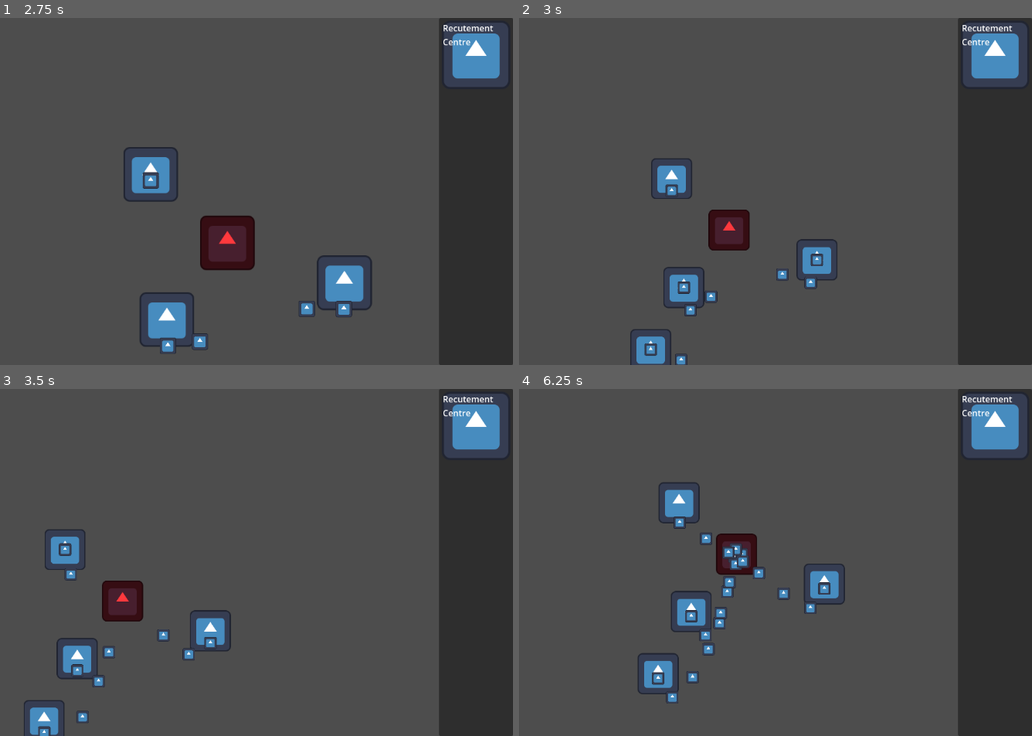
Above: before the commit, frames 1-4 (two rows, left to right).
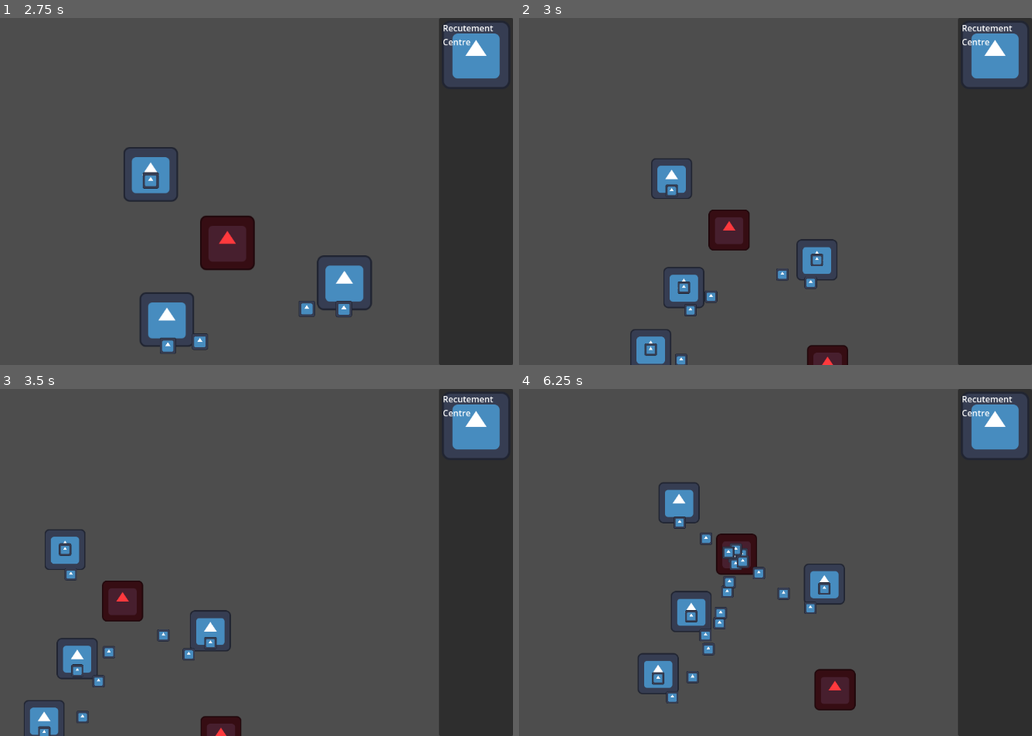
Above: after the commit, the same moments.

Repository: CiaranWoodward/LD55
Game: Godot game, scene res://Map/GameMap.tscn
Same seed, same stepped clock (60 frames per second), same inputs: the game is played once before the commit and once after it. The engine's default icon, where the game draws it, is replaced by a stand-in: a white triangle on a blue panel in a dark square.
Inputs (mouse positions are in pixels of both pictures, inside the frame that each line leads up to):
- Up to frame 1 (2.75 s): click "Recutement Centre" at 0.5 s; move the mouse to (338, 174) at 1.27 s; hold Right (ui_right) 1.28-2 s; hold Mouse wheel down (zoom_in) 1.28-2 s; click (338, 174) at 1.42 s; drag from (82, 208) to (194, 319) at 2.02 s
- Up to frame 2 (3 s): move the mouse to (785, 115) at 2.77 s; hold Right (ui_right) from 2.78 s (still down); hold Mouse wheel down (zoom_in) from 2.78 s (still down)
- Up to frame 3 (3.5 s): keep holding Right (ui_right); keep holding Mouse wheel down (zoom_in)
- Up to frame 4 (6.25 s): release Right (ui_right) at 3.5 s; release Mouse wheel down (zoom_in) at 3.5 s; drag from (693, 631) to (580, 548) at 3.52 s; move the mouse to (908, 614) at 4.27 s; hold Left (ui_left) 4.28-5 s; hold Mouse wheel down (zoom_in) 4.28-5 s; drag from (539, 510) to (806, 631) at 5.02 s; move the mouse to (754, 562) at 5.77 s; hold Down (ui_down) from 5.78 s (still down); hold Mouse wheel down (zoom_in) from 5.78 s (still down); click (754, 562) at 5.92 s

Frame 1 is identical in both runs. In frame 2, 0.5% of the frame differs, in the area x 56-65%, y 94-100%; in frame 3, 0.4%; in frame 4, 1.0%, in the area x 57-66%, y 80-93%.

Commit message:
fixed distance bug

Diff:
--- a/Buildings/Building.gd
+++ b/Buildings/Building.gd
@@ -16,4 +16,4 @@
 	return false
 
 func distance_squared_to_me(character: BaseCharacter):
-	character.global_position.distance_squared_to(global_position)
+	return character.global_position.distance_squared_to(global_position)
--- a/Map/GameMap.tscn
+++ b/Map/GameMap.tscn
@@ -9,6 +9,7 @@
 
 [sub_resource type="NavigationPolygon" id="NavigationPolygon_imvrd"]
 outlines = Array[PackedVector2Array]([PackedVector2Array(-571, -416, 1749, -422, 1737, 1136, -599, 992)])
+source_geometry_group_name = &"navigation_polygon_source_group"
 
 [node name="GameMap" type="Node2D"]
 script = ExtResource("1_667xj")
@@ -28,6 +29,9 @@
 [node name="Portal" parent="NavigationRegion2D" instance=ExtResource("2_4o8v8")]
 position = Vector2(542, 120)
 
+[node name="Portal2" parent="NavigationRegion2D" instance=ExtResource("2_4o8v8")]
+position = Vector2(848, 542)
+
 [node name="Hud" parent="." instance=ExtResource("3_o1tnc")]
 
 [node name="Cursor" parent="." instance=ExtResource("4_0ycld")]
Not shown, added: Happy fine music.wav.import
Not shown, added: shit hit the fan.wav.import
